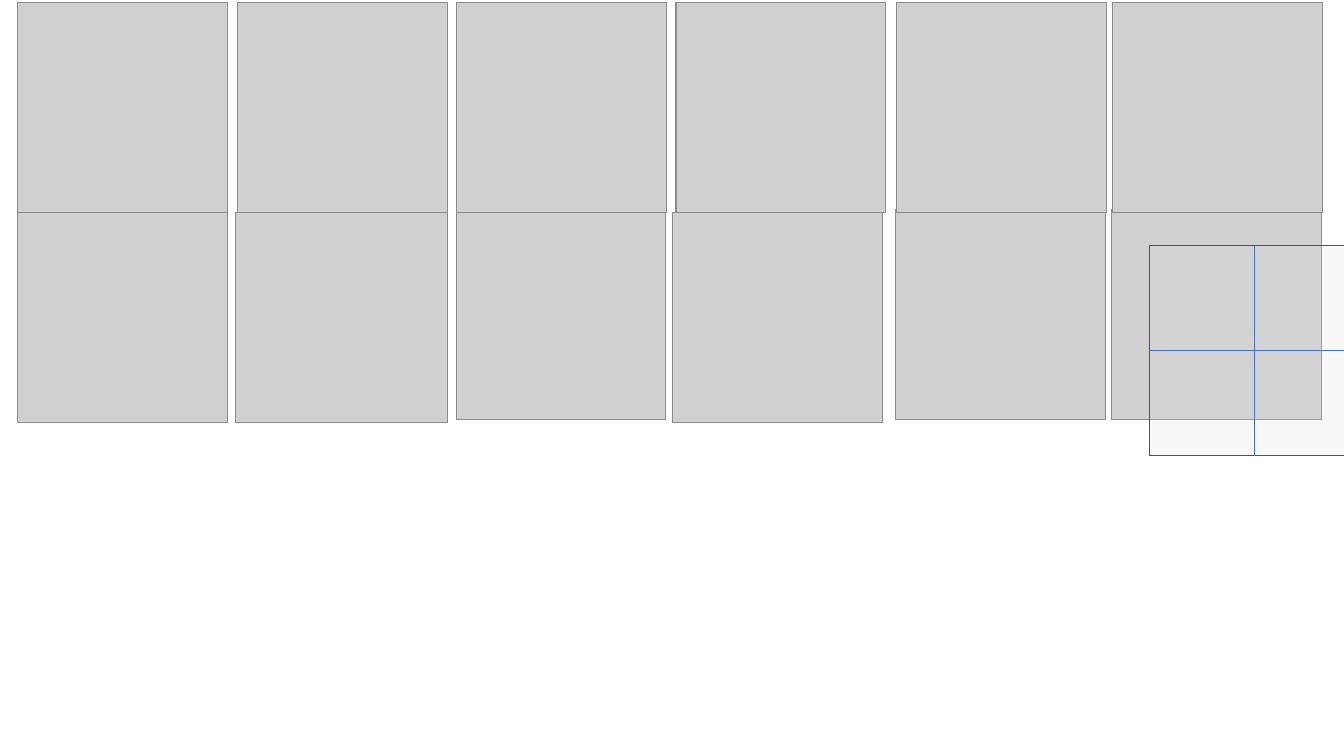
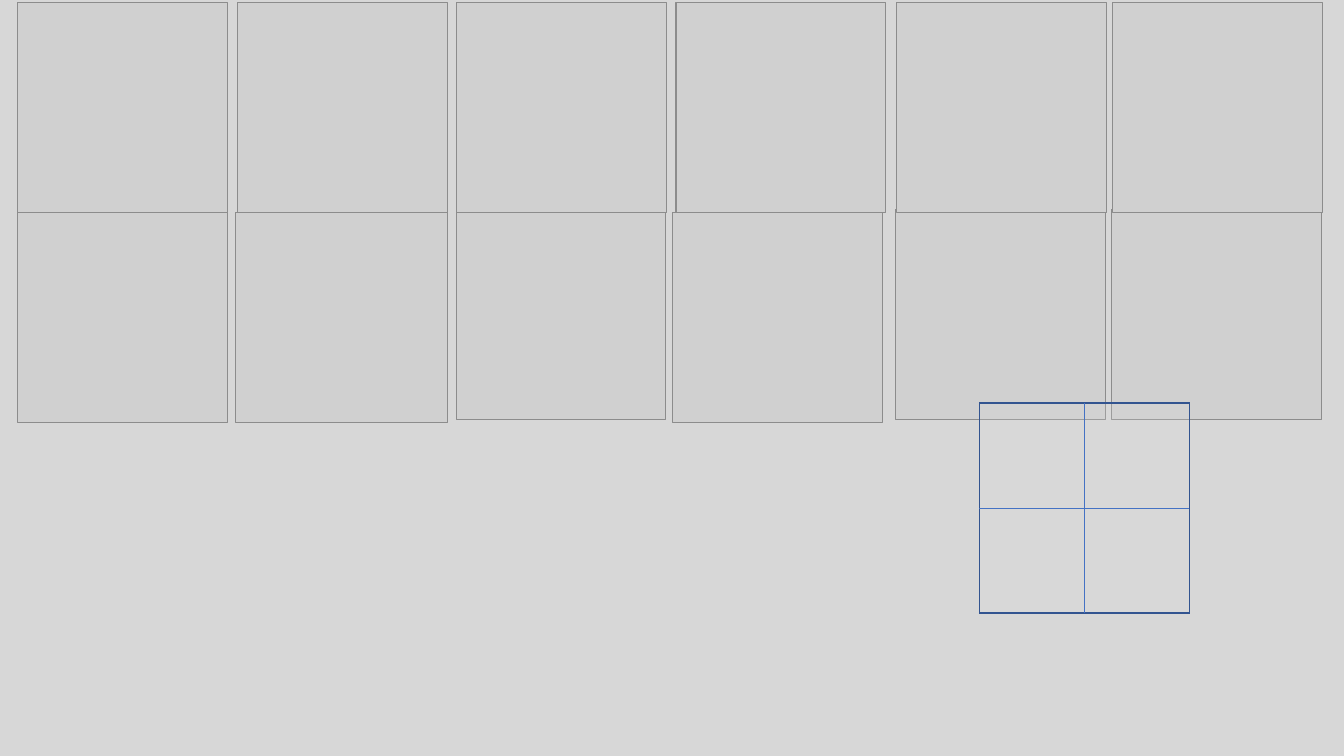
Before and after one commit to giladghgh/chess-coach, a slide deck: slide 1 of media/workshop.pptx. Drawn at 1344x756 pixels with LibreOffice and Linux fonts; fonts in the diff are those of the drawing; grey boxes stand for pictures; background and template pictures are left out. Boxes give left, top, right and bottom in pixels: in the first picture for what was removed or moved away, otherwise in the second. Text is boxed around its words. In the diff, an @@ line names an element or a change of style, - is before the commit and + after.

```diff
--- a/media/workshop.pptx
+++ b/media/workshop.pptx
@@ background #FFFFFF to #D7D7D7 @@
@@ rectangle: place and size @@
-rectangle at (1149, 246, 1344, 456)
+rectangle at (980, 403, 1190, 613)
@@ line moved from (1254, 246) - (1254, 456) to (1085, 403) - (1085, 613) @@
@@ line moved from (1149, 351) - (1344, 351) to (980, 508) - (1190, 508) @@
```
Also in this commit, not shown: 2 other slides changed, 8 slides added, 1 slide removed, 53 other files.
